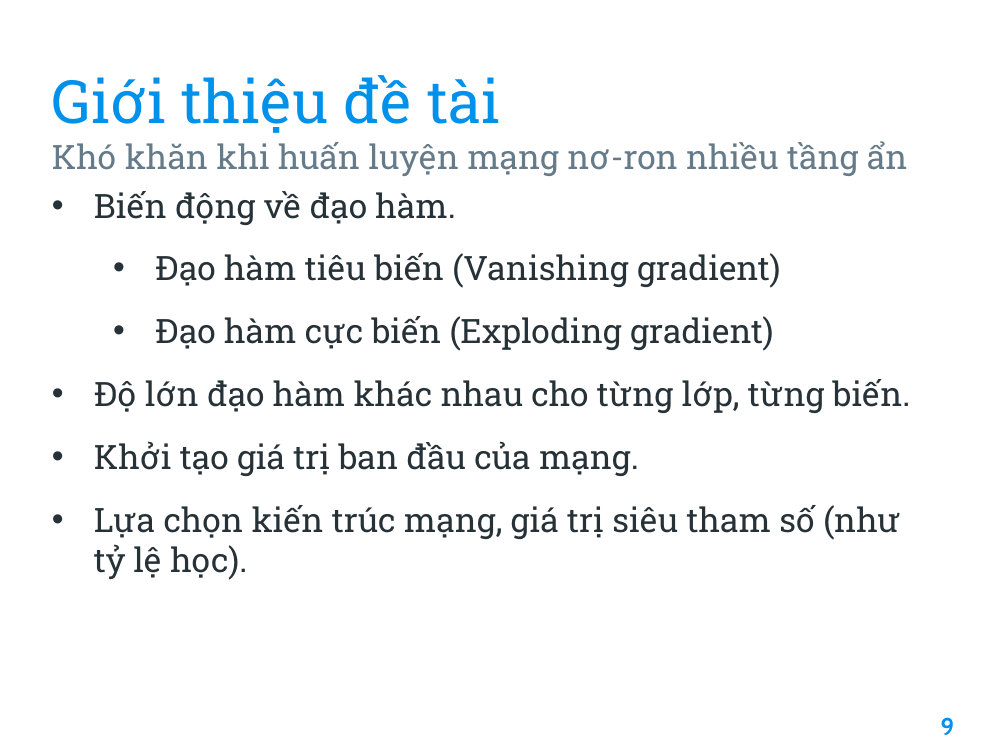
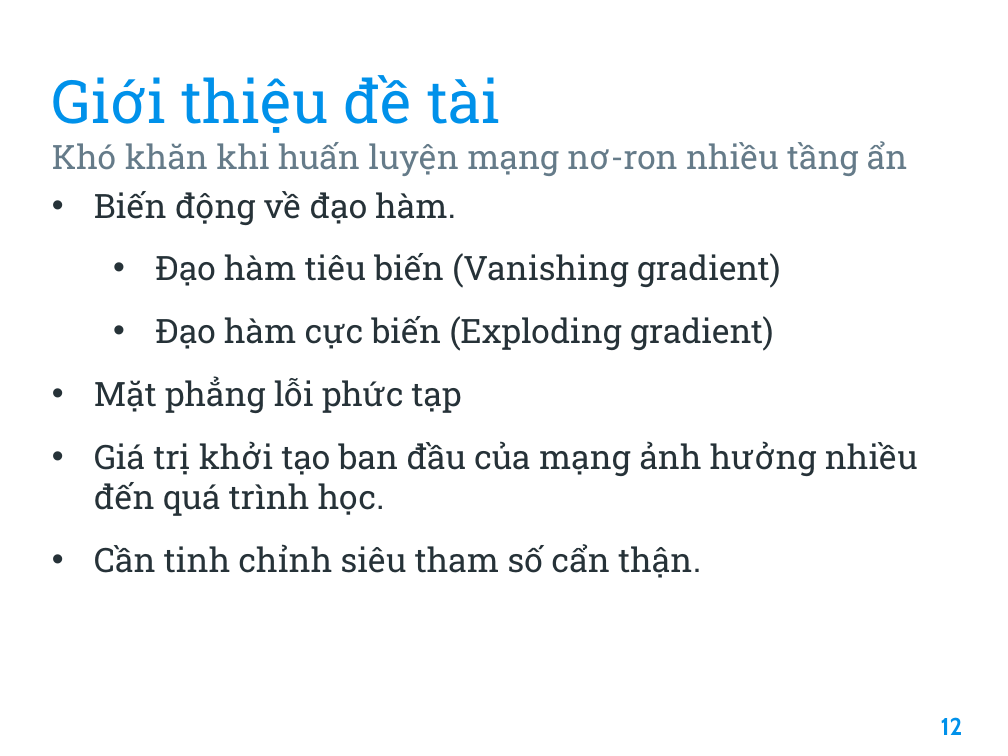
Before and after one commit to hoangminhquan-lhsdt/optimizers, a slide deck: slide 12 of report.pptx (slide 9 before the commit). Drawn at 1008x756 pixels with LibreOffice and Linux fonts; fonts in the diff are those of the drawing. Boxes give left, top, right and bottom in pixels: in the first picture for what was removed or moved away, otherwise in the second. Text is boxed around its words. In the diff, an @@ line names an element or a change of style, - is before the commit and + after.

```diff
--- a/report.pptx
+++ b/report.pptx
@@ text at (94, 376, 918, 578): text changed @@
-• Độ lớn đạo hàm khác nhau cho từng lớp, từng biến.
-• Khởi tạo giá trị ban đầu của mạng.
-• Lựa chọn kiến trúc mạng, giá trị siêu tham số (như tỷ lệ học).
+• Mặt phẳng lỗi phức tạp
+• Giá trị khởi tạo ban đầu của mạng ảnh hưởng nhiều đến quá trình học.
+• Cần tinh chỉnh siêu tham số cẩn thận.
@@ page number at (941, 717, 963, 735): text changed @@
-9
+12
```
Also in this commit, not shown: 8 other slides changed, 5 slides added, 2 slides removed.
